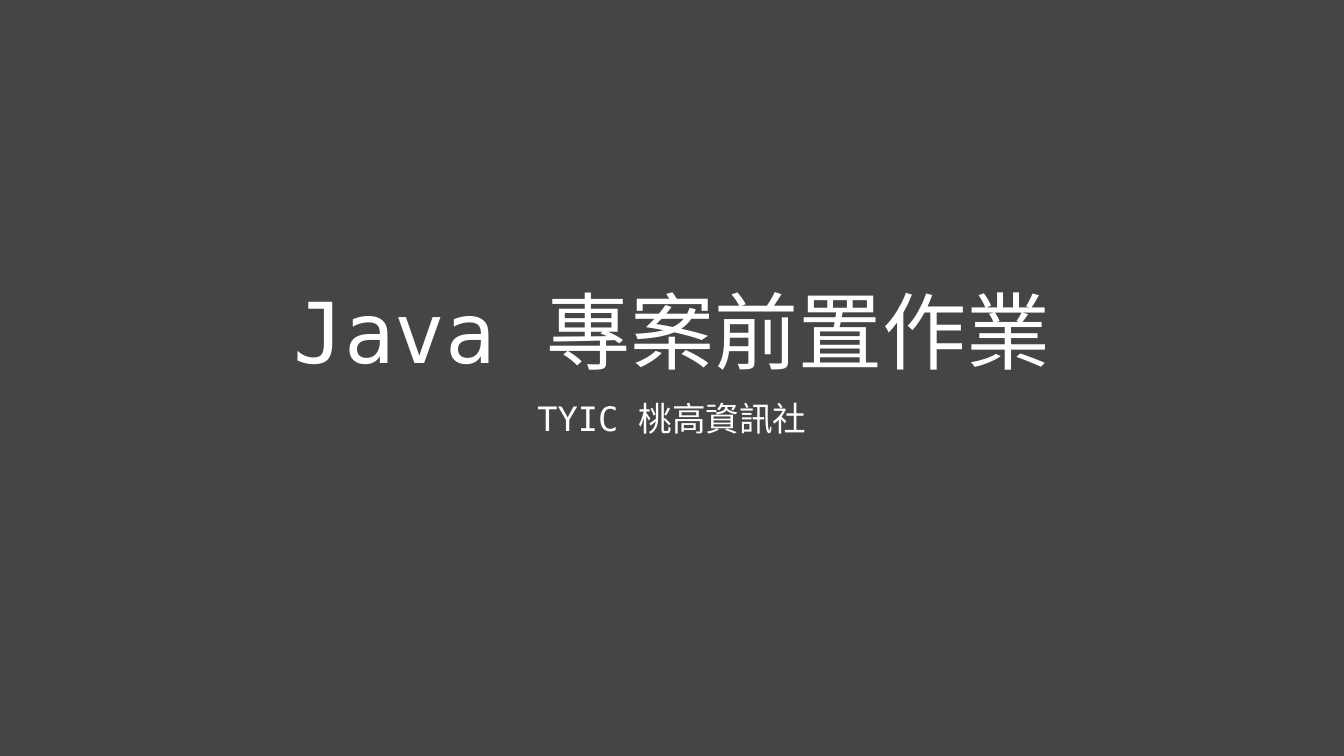
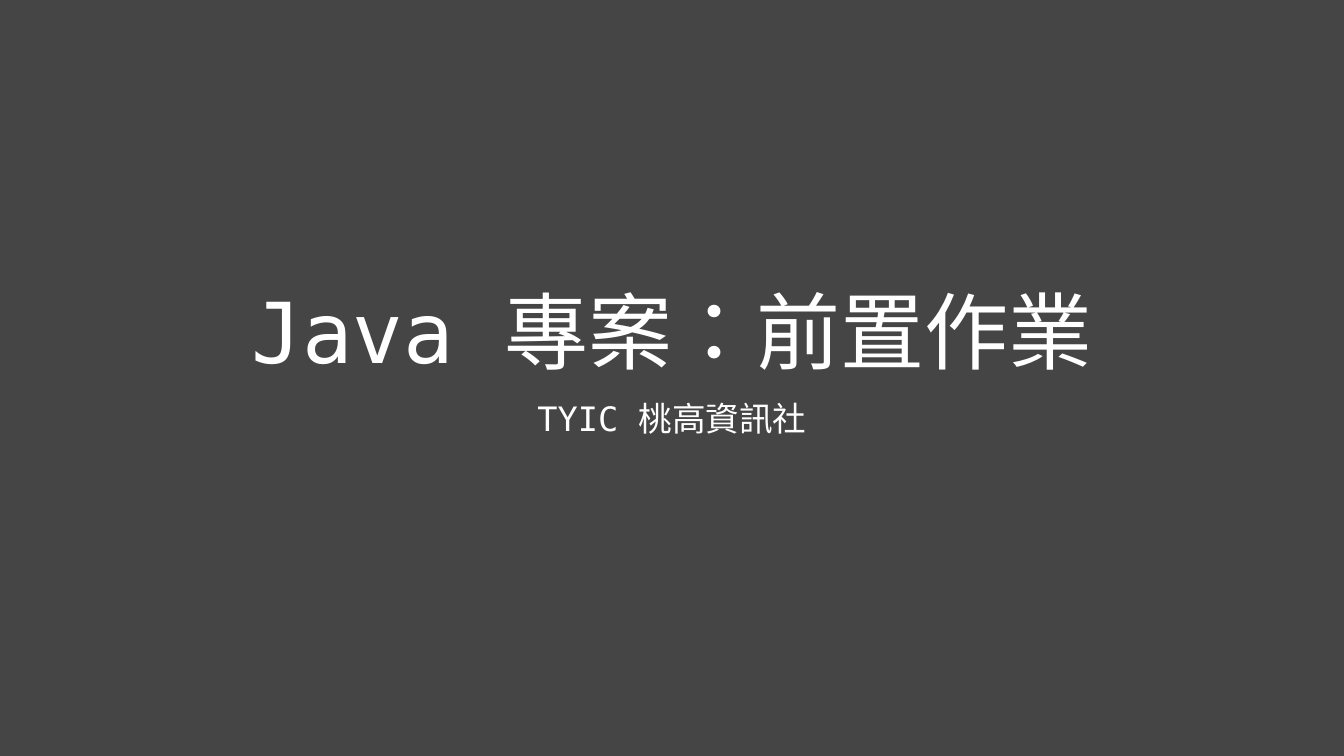
Before and after one commit to TYSHIC/slides, a slide deck: slide 1 of ppt/50_Java 專案：前置作業.pptx. Drawn at 1344x756 pixels with LibreOffice and Linux fonts; fonts in the diff are those of the drawing. Boxes give left, top, right and bottom in pixels: in the first picture for what was removed or moved away, otherwise in the second. Text is boxed around its words. In the diff, an @@ line names an element or a change of style, - is before the commit and + after.

```diff
--- a/ppt/50_Java 專案：前置作業.pptx
+++ b/ppt/50_Java 專案：前置作業.pptx
@@ title at (252, 292, 1092, 370): text changed @@
-Java 專案前置作業
+Java 專案：前置作業
```
Also in this commit, not shown: 1 other slide changed, 1 slide added, 4 other files.
